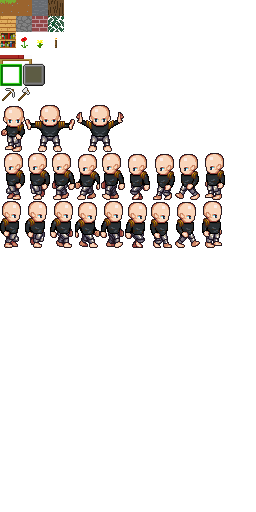
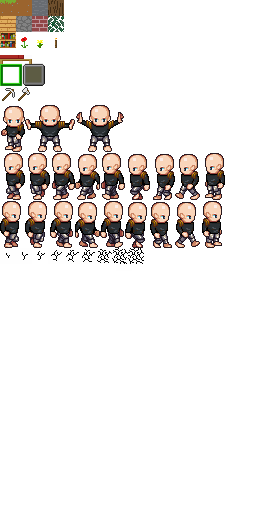
Layered file, before and after one edit (256×512). Changes by layer:
added group "Layer Group" with 10 layers above "tool" over [left=6, top=248, right=144, bottom=264]
added layer "destroy_stage_1.png" in group "Layer Group" over [left=6, top=253, right=10, bottom=258]
added layer "destroy_stage_3.png" in group "Layer Group" over [left=37, top=251, right=45, bottom=260]
added layer "destroy_stage_6.png" in group "Layer Group" over [left=82, top=249, right=95, bottom=262]
added layer "destroy_stage_5.png" in group "Layer Group" over [left=66, top=250, right=79, bottom=262]
added layer "destroy_stage_8.png" in group "Layer Group" over [left=112, top=248, right=128, bottom=264]
added layer "destroy_stage_9.png" in group "Layer Group" over [left=128, top=248, right=144, bottom=264]
added layer "destroy_stage_7.png" in group "Layer Group" over [left=97, top=249, right=112, bottom=263]
added layer "destroy_stage_4.png" in group "Layer Group" over [left=51, top=250, right=62, bottom=261]
added layer "destroy_stage_2.png" in group "Layer Group" over [left=22, top=252, right=28, bottom=260]
added layer "destroy_stage_0.png" in group "Layer Group" over [left=116, top=255, right=132, bottom=264]
